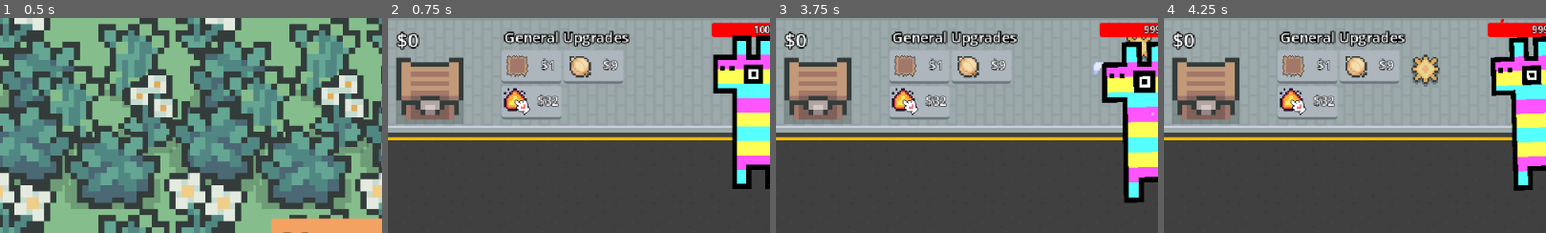
Above: before the commit, frames 1-4 (left to right).
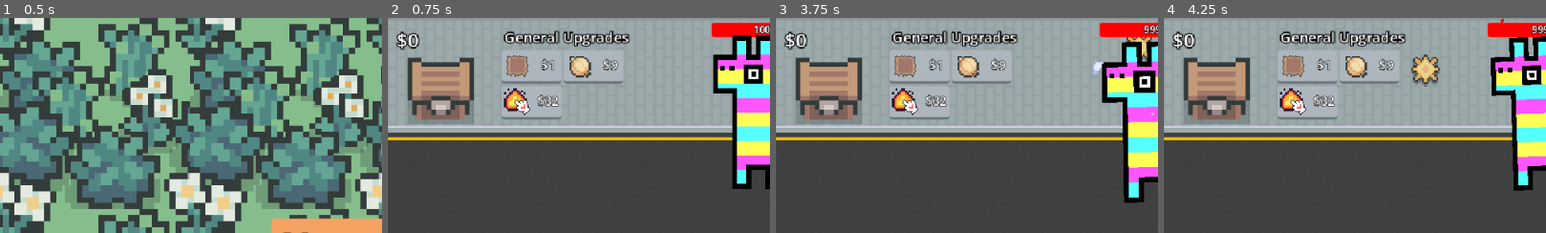
Above: after the commit, the same moments.

Repository: eric-marsh/farminata
Game: Godot game, scene res://scene/scene_switcher.tscn
The game is run twice, just before and just after one commit, with the same random seed, the same clock (stepped at 60 frames per second) and the same inputs. Sound files missing from this copy of the repository are replaced by a short silence.
Inputs (mouse positions are % of the whole screen's width and height, from its top left):
- Up to frame 1 (0.5 s): no input
- Up to frame 2 (0.75 s): click "New Game" at 0.5 s
- Up to frame 3 (3.75 s): click (3, 94) at 1.25 s; click (8, 94) at 2 s; tap Enter at 2.75 s; drag from (50, 58) to (6, 19) at 2.77 s; tap Space at 3.5 s; drag from (52, 22) to (50, 58) at 3.52 s
- Up to frame 4 (4.25 s): no input
The pictures show only the part of the screen within x 0-50%, y 0-50%; the shares and areas given below are measured in that part.

Frame 1 is identical in both runs. In frame 2, 4.0% of the frame differs, in the area x 2-23%, y 18-50%; in frame 3, 4.0%; in frame 4, 4.0%.

Commit message:
fix flowers on chest

Diff:
--- a/scene/main.tscn
+++ b/scene/main.tscn
@@ -10,6 +10,7 @@
 [ext_resource type="Script" uid="uid://btvo711v3d32a" path="res://scene/drops_manager.gd" id="6_k65ib"]
 [ext_resource type="Script" uid="uid://b8iivuocvbyjt" path="res://script/helpers_container.gd" id="6_of57s"]
 [ext_resource type="PackedScene" uid="uid://pcjs3l3ltyss" path="res://scene/sell_chest.tscn" id="8_of57s"]
+[ext_resource type="PackedScene" uid="uid://b60032nv5tx0k" path="res://flower.tscn" id="12_v2gmf"]
 [ext_resource type="Script" uid="uid://cc5rukvl6a3t8" path="res://scene/enviornment.gd" id="12_wscrc"]
 [ext_resource type="Texture2D" uid="uid://cw3y8vddhkx7q" path="res://img/logo.png" id="15_v2gmf"]
 [ext_resource type="Script" uid="uid://cp50src3rv8rv" path="res://scene/fade_away_rect.gd" id="16_jcbur"]
@@ -100,7 +101,7 @@
 [node name="Animations" type="Node2D" parent="."]
 
 [node name="SellChest" parent="." instance=ExtResource("8_of57s")]
-position = Vector2(36, 85)
+position = Vector2(45, 113)
 scale = Vector2(4, 4)
 
 [node name="Piniatas" type="Node2D" parent="."]
@@ -133,6 +134,9 @@
 
 [node name="Flowers" type="Node2D" parent="Enviornment/GoodLayer"]
 y_sort_enabled = true
+
+[node name="Flower" parent="Enviornment/GoodLayer/Flowers" instance=ExtResource("12_v2gmf")]
+position = Vector2(-224, -104)
 
 [node name="Snails" type="Node2D" parent="Enviornment/GoodLayer"]
 y_sort_enabled = true
--- a/scene/sell_chest.tscn
+++ b/scene/sell_chest.tscn
@@ -81,9 +81,10 @@
 position = Vector2(0, -7)
 sprite_frames = SubResource("SpriteFrames_vcbbc")
 speed_scale = 2.0
+offset = Vector2(0, -7)
 
 [node name="CollisionShape2D" type="CollisionShape2D" parent="."]
-position = Vector2(0, -4)
+position = Vector2(0, -12)
 shape = SubResource("RectangleShape2D_5yv88")
 
 [connection signal="body_entered" from="." to="." method="_on_body_entered"]
Not shown: 1 places in scene/main.tscn that only renumber resources
